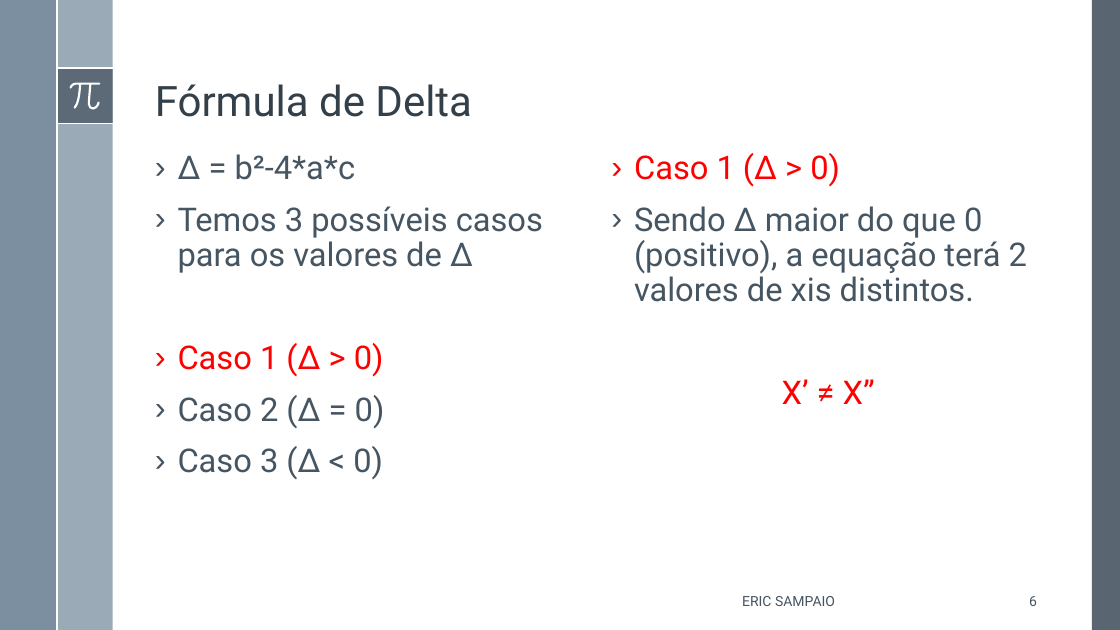
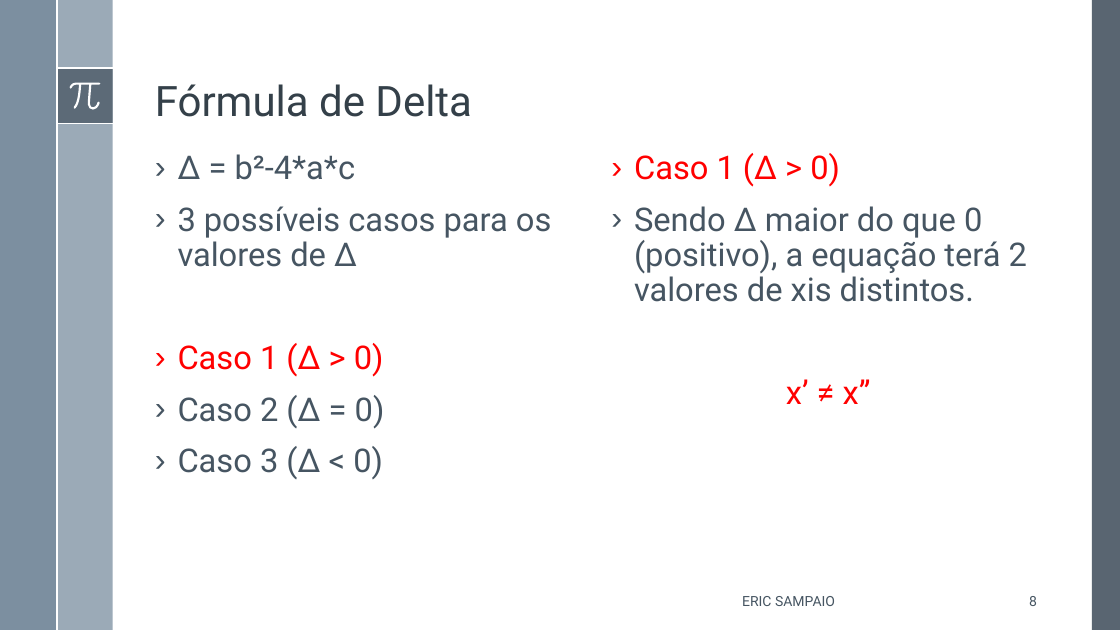
Before and after one commit to Erickgtn/ericsampaio.com.br, a slide deck: slide 8 of SlidesPublicação/Equação do 2º Grau.pptx (slide 6 before the commit). Drawn at 1120x630 pixels with LibreOffice and Linux fonts; fonts in the diff are those of the drawing. Boxes give left, top, right and bottom in pixels: in the first picture for what was removed or moved away, otherwise in the second. Text is boxed around its words. In the diff, an @@ line names an element or a change of style, - is before the commit and + after.

```diff
--- a/SlidesPublicação/Equação do 2º Grau.pptx
+++ b/SlidesPublicação/Equação do 2º Grau.pptx
@@ text at bbox=[178, 206, 551, 267]: text changed @@
-› Temos 3 possíveis casos para os valores de Δ
+› 3 possíveis casos para os valores de Δ
@@ text at bbox=[786, 379, 871, 404]: text changed @@
-X’ ≠ X”
+x’ ≠ x”
@@ page number at bbox=[1029, 596, 1037, 606]: text changed @@
-6
+8
```
Also in this commit, not shown: 9 other slides changed, 2 slides added, 1 slide removed, 1 other file.
